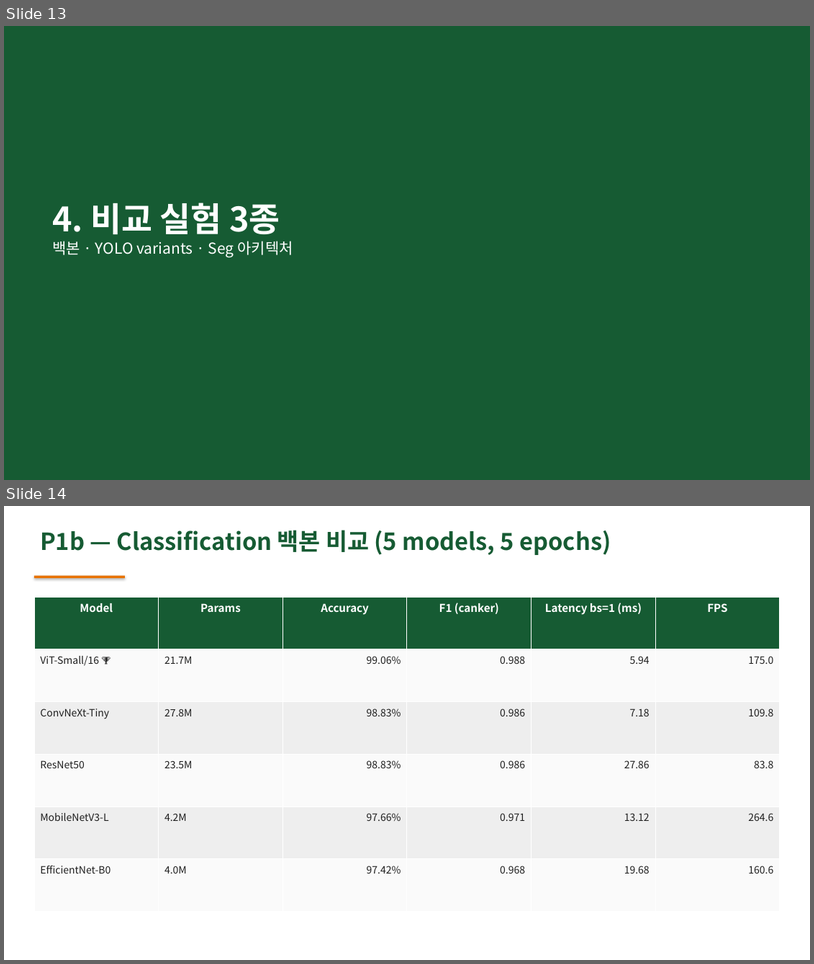
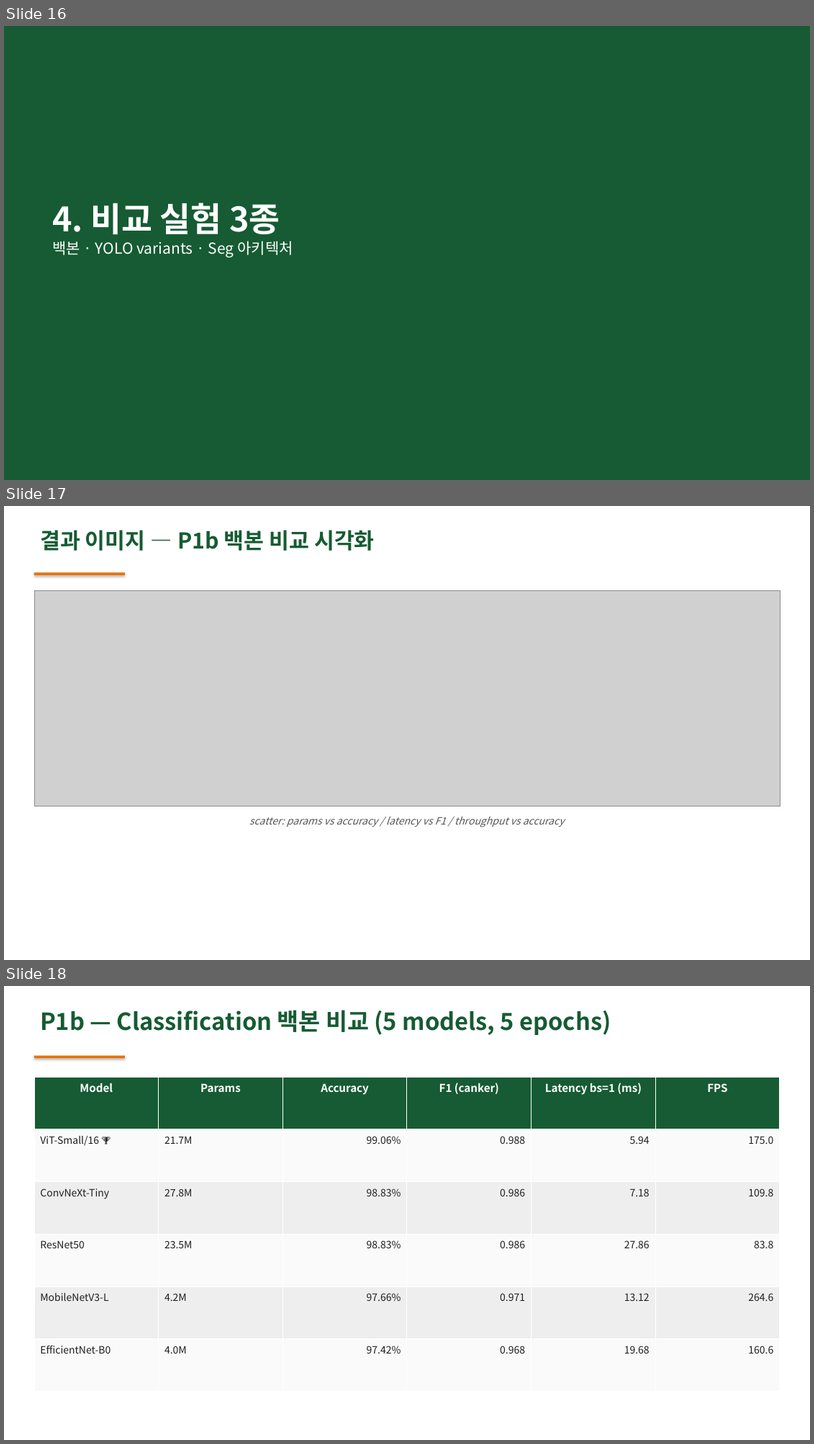
Before and after one commit to YBNML/disease_01, a slide deck: docs/disease_01_presentation.pptx. Shown one above the other, each under a label of ours: slides 13 and 14 before the commit, slides 16, 17 and 18 after it. The pictures are 814x964 and 814x1444 pixels, drawn with LibreOffice and Linux fonts; fonts in the diff are those of the drawing; grey boxes stand for pictures. Boxes give left, top, right and bottom in pixels: in the first picture for what was removed or moved away, otherwise in the second. Text is boxed around its words. In the diff, an @@ line names an element or a change of style, - is before the commit and + after.

```diff
--- a/docs/disease_01_presentation.pptx
+++ b/docs/disease_01_presentation.pptx
@@ slide 17 added at (4,506,810,960), background #FFFFFF @@
@@ text added at (40,530,375,551), 26 pt, text #165B33, bold @@
+결과 이미지 — P1b 백본 비교 시각화
@@ rectangle added at (34,572,125,575), fill #E87200 @@
@@ picture added at (34,591,780,806) @@
@@ text added at (250,816,565,827), 12 pt, text #555555, italic @@
+scatter: params vs accuracy / latency vs F1 / throughput vs accuracy
@@ what was slide 13 is now slide 16 @@
@@ what was slide 14 is now slide 18 @@
```
Also in this commit, not shown: 5 other slides added, 12 other files.
